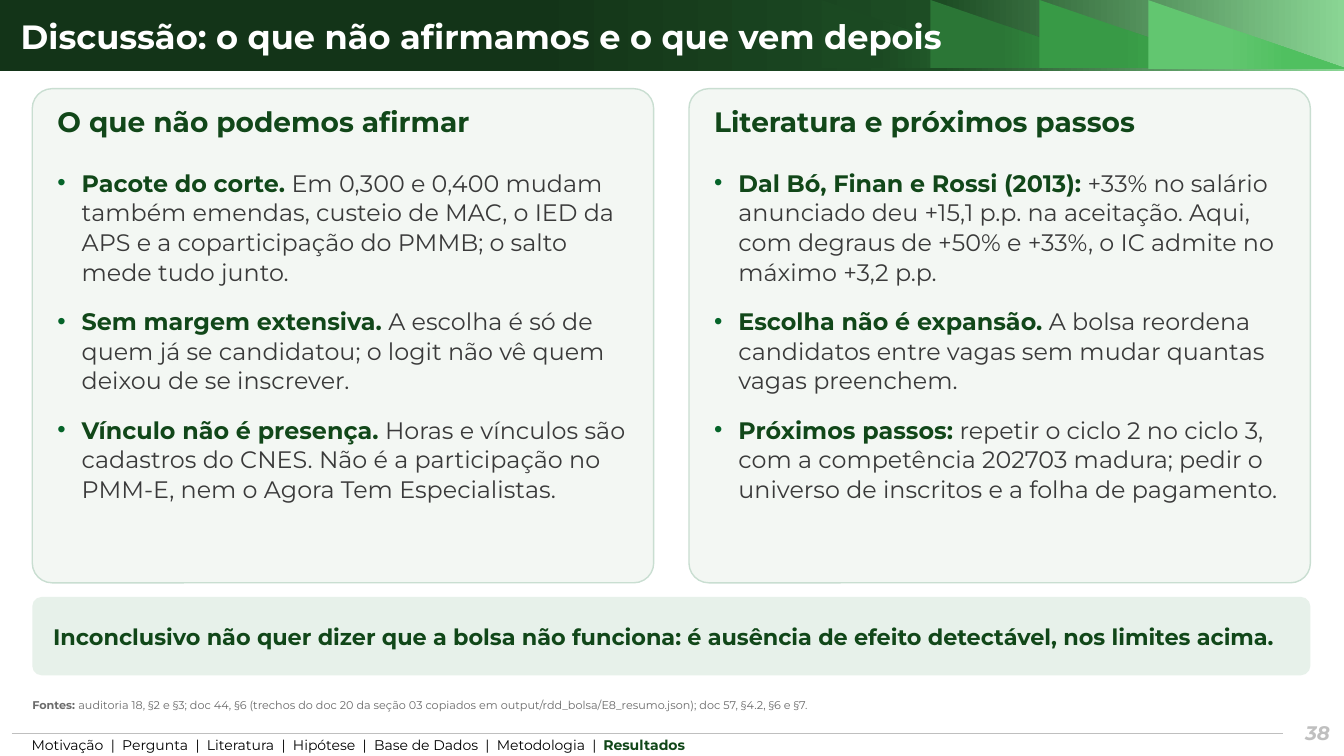
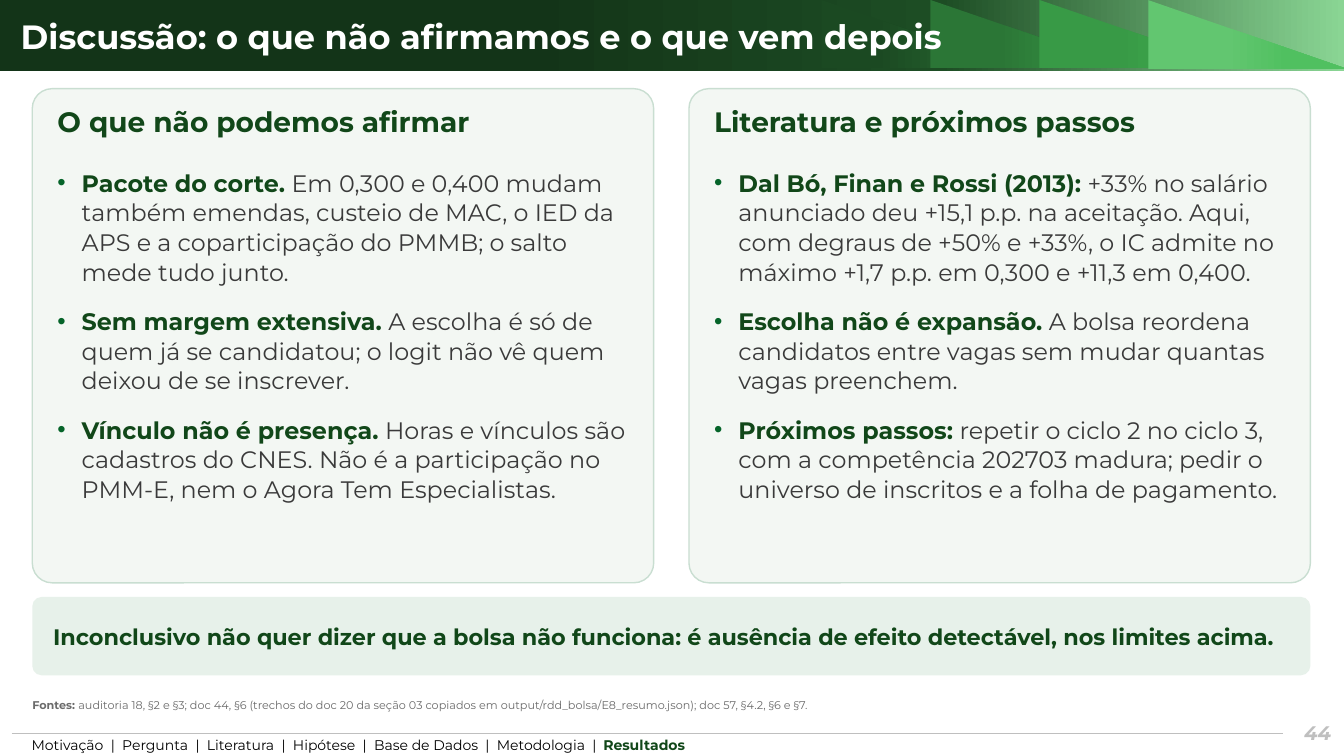
Before and after one commit to ka1victor/impact-eval-health-econ-pmme, a slide deck: slide 44 of output/apresentacao_banca2/deck_banca2.pptx (slide 38 before the commit). Drawn at 1344x756 pixels with LibreOffice and Linux fonts; fonts in the diff are those of the drawing; background and template pictures are left out. Boxes give left, top, right and bottom in pixels: in the first picture for what was removed or moved away, otherwise in the second. Text is boxed around its words. In the diff, an @@ line names an element or a change of style, - is before the commit and + after.

```diff
--- a/output/apresentacao_banca2/deck_banca2.pptx
+++ b/output/apresentacao_banca2/deck_banca2.pptx
@@ text at bbox=[738, 173, 1274, 286]: text changed @@
-• Dal Bó, Finan e Rossi (2013): +33% no salário anunciado deu +15,1 p.p. na aceitação. Aqui, com degraus de +50% e +33%, o IC admite no máximo +3,2 p.p.
+• Dal Bó, Finan e Rossi (2013): +33% no salário anunciado deu +15,1 p.p. na aceitação. Aqui, com degraus de +50% e +33%, o IC admite no máximo +1,7 p.p. em 0,300 e +11,3 em 0,400.
@@ page number at bbox=[1304, 726, 1331, 740]: text changed @@
-38
+44
```
Also in this commit, not shown: 14 other slides changed, 7 slides added, 23 other files.
